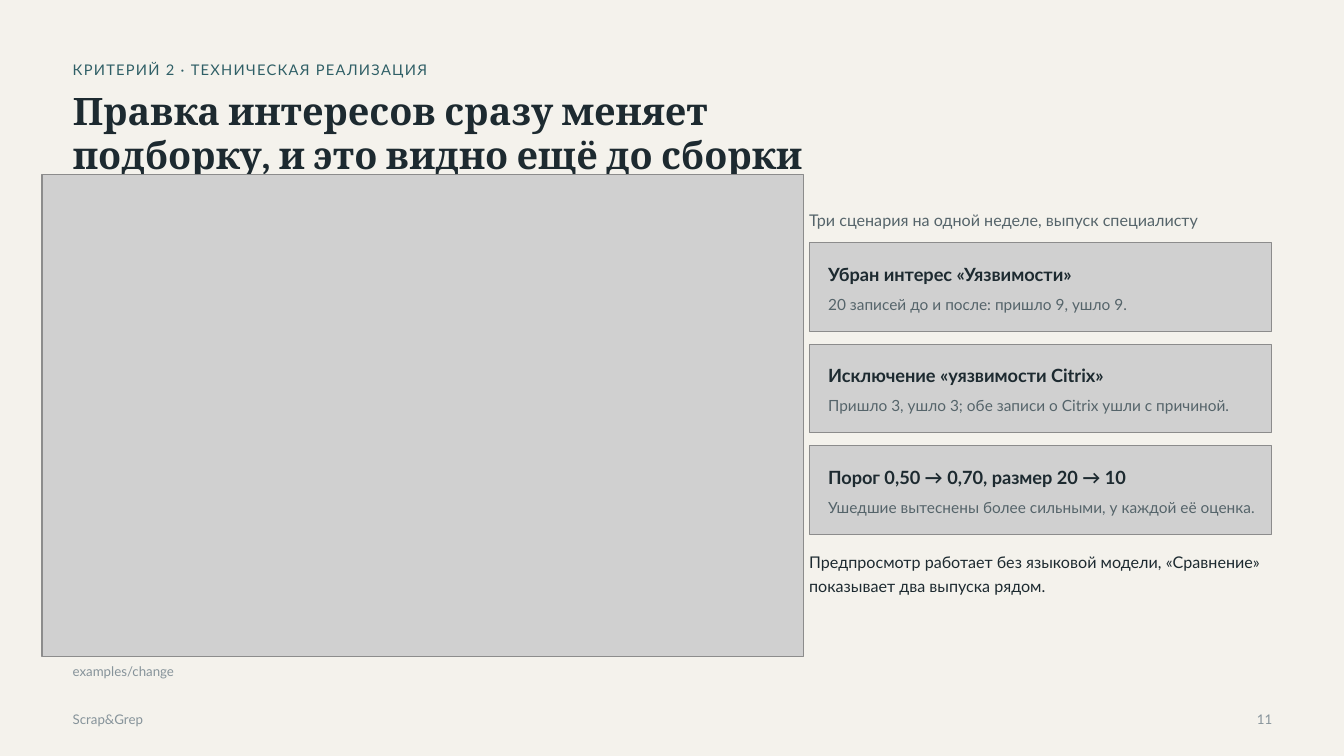
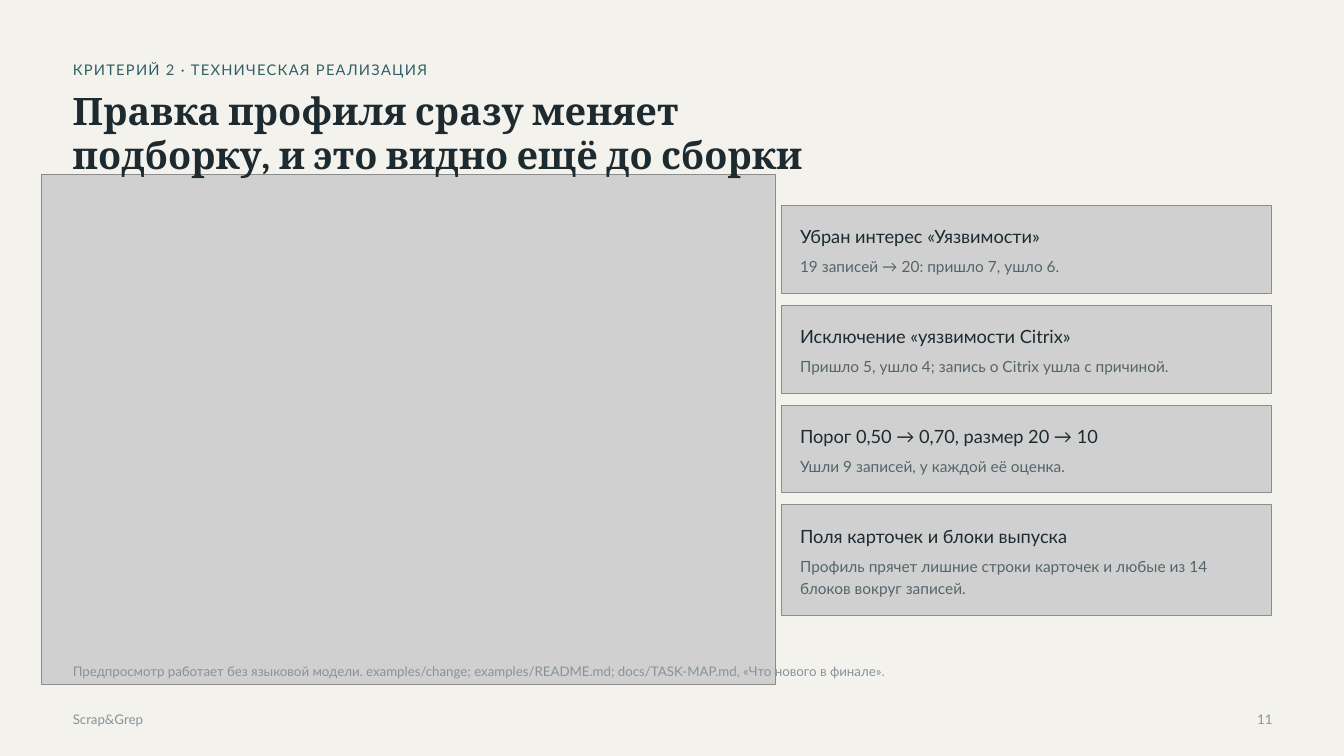
Before and after one commit to verikirill/scrap-and-grep, a slide deck: slide 11 of docs/presentation/scrapgrep.pptx. Drawn at 1344x756 pixels with LibreOffice and Linux fonts; fonts in the diff are those of the drawing; grey boxes stand for pictures. Boxes give left, top, right and bottom in pixels: in the first picture for what was removed or moved away, otherwise in the second. Text is boxed around its words. In the diff, an @@ line names an element or a change of style, - is before the commit and + after.

Commit message:
docs(presentation): rebuild the PDF and the editable PPTX

```diff
--- a/docs/presentation/scrapgrep.pptx
+++ b/docs/presentation/scrapgrep.pptx
@@ text at [73, 96, 802, 180]: text changed @@
-Правка интересов сразу меняет
-подборку, и это видно ещё до сборки
+Правка профиля сразу меняет
+подборку, и это видно ещё до сборки
@@ picture: place and size @@
-picture at [42, 174, 805, 656]
+picture at [42, 174, 776, 685]
@@ picture added at [781, 205, 1271, 293] @@
@@ text "Убран интерес «Уязвимости»": place and size @@
-text "Убран интерес «Уязвимости»" at [828, 267, 1072, 284]
+text "Убран интерес «Уязвимости»" at [800, 230, 1040, 246]
@@ text removed at [809, 214, 1198, 229] @@
-Три сценария на одной неделе, выпуск специалисту
@@ text at [800, 261, 1060, 275]: text changed @@
-20 записей до и после: пришло 9, ушло 9.
+19 записей → 20: пришло 7, ушло 6.
@@ picture removed at [810, 243, 1271, 332] @@
@@ picture added at [781, 306, 1271, 394] @@
@@ text "Исключение «уязвимости Citrix»": place and size @@
-text "Исключение «уязвимости Citrix»" at [828, 368, 1104, 385]
+text "Исключение «уязвимости Citrix»" at [800, 330, 1071, 346]
@@ picture removed at [810, 345, 1271, 434] @@
@@ text at [800, 361, 1169, 375]: text changed @@
-Пришло 3, ушло 3; обе записи о Citrix ушли с причиной.
+Пришло 5, ушло 4; запись о Citrix ушла с причиной.
@@ picture added at [781, 405, 1271, 493] @@
@@ bold off in 3 elements at [800, 230, 1040, 246], [800, 330, 1071, 346], [800, 430, 1098, 446] @@
@@ text "Порог 0,50 → 0,70, размер ...": place and size @@
-text "Порог 0,50 → 0,70, размер ..." at [828, 470, 1126, 487]
+text "Порог 0,50 → 0,70, размер ..." at [800, 430, 1098, 446]
@@ picture removed at [810, 446, 1271, 534] @@
@@ text at [800, 461, 1065, 475]: text changed @@
-Ушедшие вытеснены более сильными, у каждой её оценка.
+Ушли 9 записей, у каждой её оценка.
@@ picture added at [781, 505, 1271, 616] @@
@@ text at [800, 530, 1068, 546]: text changed; size 11.5 to 13 pt @@
-Предпросмотр работает без языковой модели, «Сравнение» показывает два выпуска рядом.
+Поля карточек и блоки выпуска
@@ text added at [800, 561, 1207, 597], 11 pt, text #55646A @@
+Профиль прячет лишние строки карточек и любые из 14 блоков вокруг записей.
@@ text at [73, 664, 885, 679]: text changed @@
-examples/change
+Предпросмотр работает без языковой модели. examples/change; examples/README.md; docs/TASK-MAP.md, «Что нового в финале».
@@ text "11" at [1257, 714, 1272, 724]: alignment left to right @@
```
Also in this commit, not shown: 17 other slides changed, 6 slides added, 4 slides removed, 1 other file.
